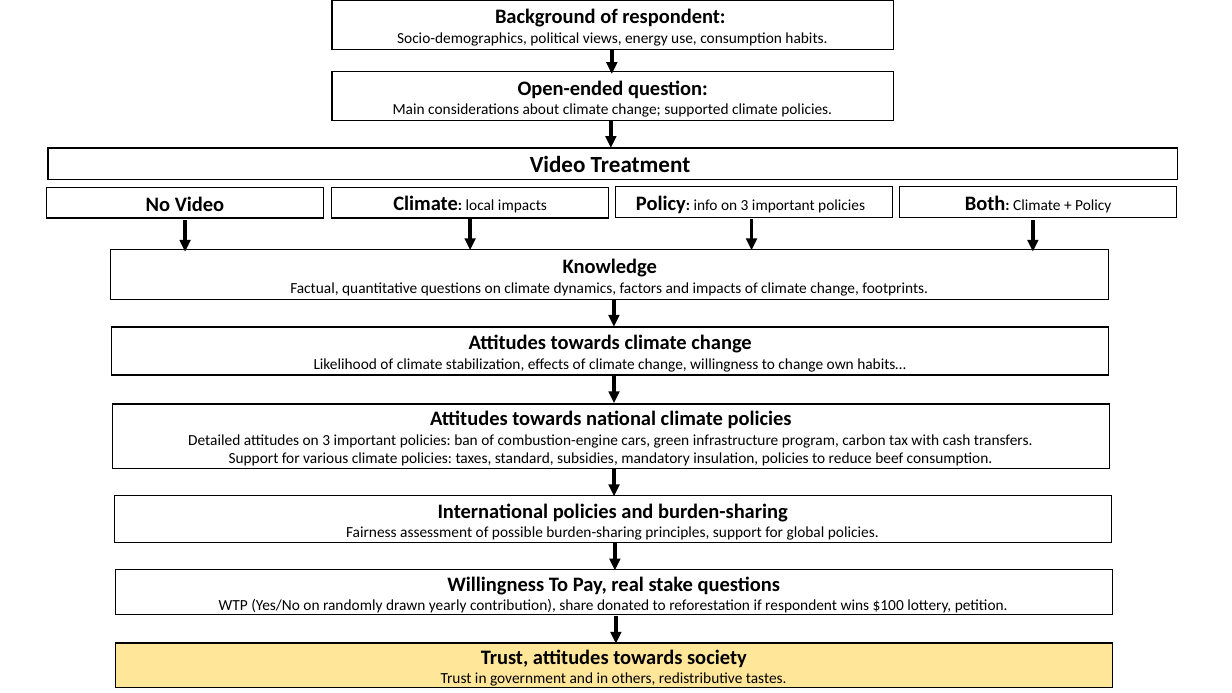
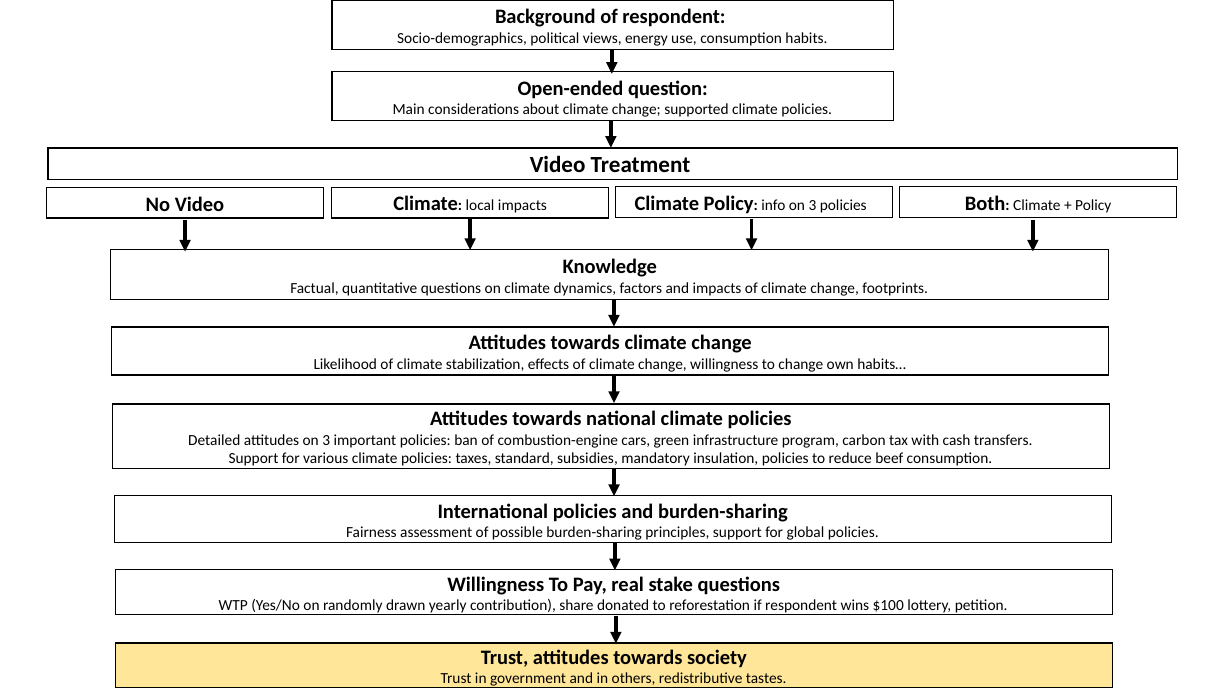
Before and after one commit to mariuslehenaff/oecd_climate, a slide deck: slide 10 of figures/survey_flow/survey_flow_new.pptx. Drawn at 1232x693 pixels with LibreOffice and Linux fonts; fonts in the diff are those of the drawing. Boxes give left, top, right and bottom in pixels: in the first picture for what was removed or moved away, otherwise in the second. Text is boxed around its words. In the diff, an @@ line names an element or a change of style, - is before the commit and + after.

```diff
--- a/figures/survey_flow/survey_flow_new.pptx
+++ b/figures/survey_flow/survey_flow_new.pptx
@@ text in rectangle at box(635, 195, 867, 214): text changed @@
-Policy: info on 3 important policies
+Climate Policy: info on 3 policies
```
Also in this commit, not shown: 7 other slides changed, 33 other files.
